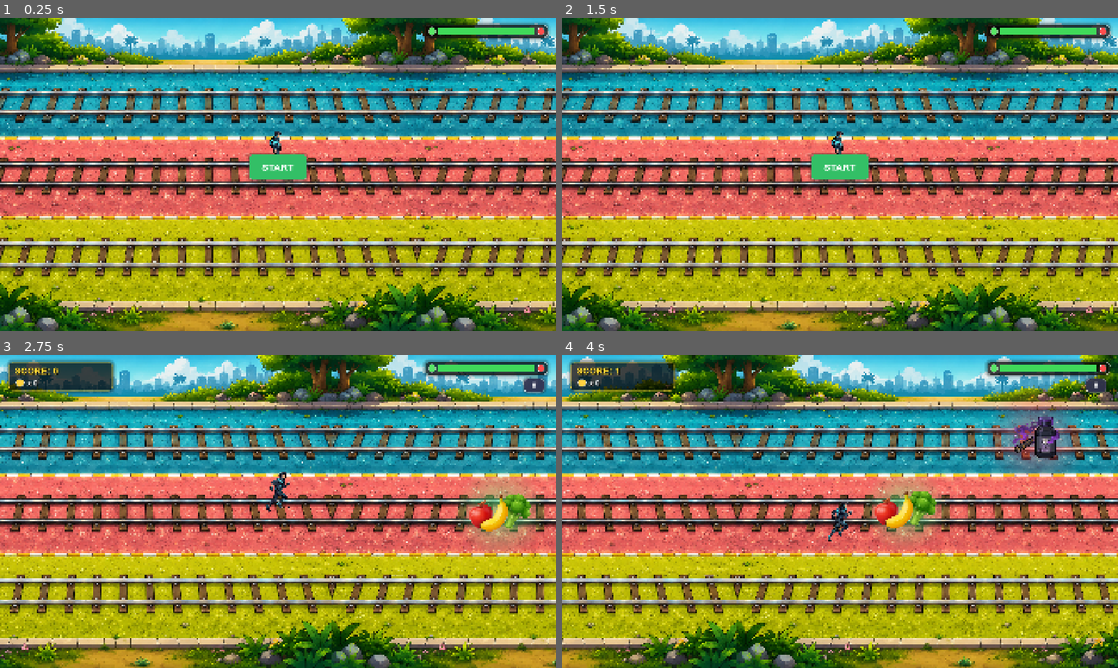
Above: before the commit, frames 1-4 (two rows, left to right).
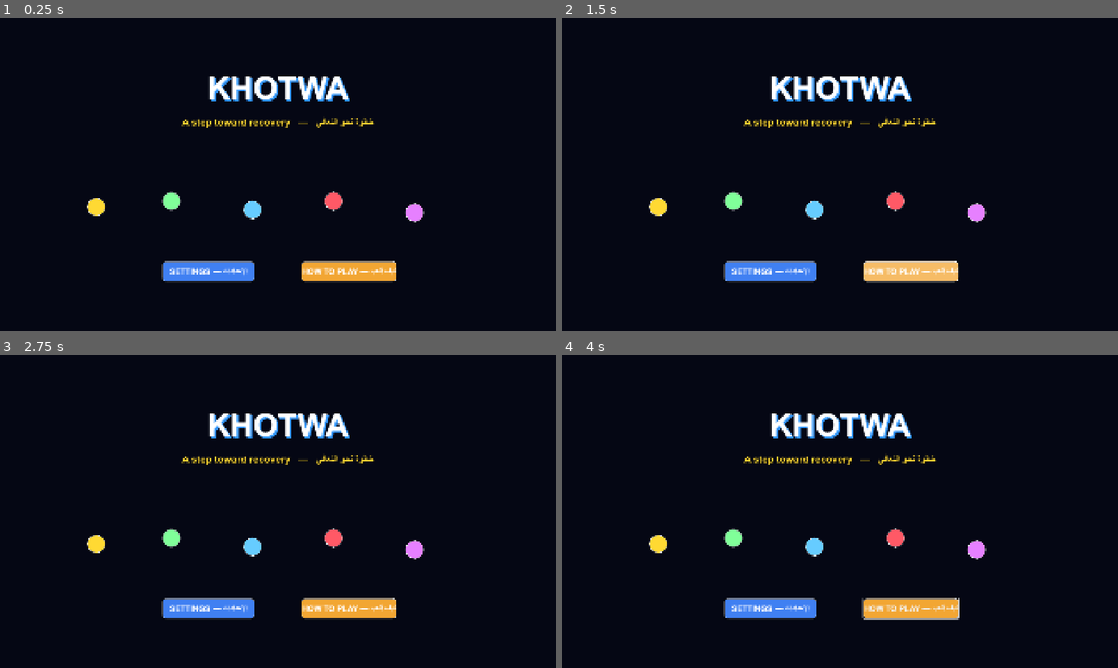
Above: after the commit, the same moments.

Repository: qabellox/Khotwa-Game
Game: Godot game, scene res://main.tscn
The game is run twice, just before and just after one commit, with the same random seed, the same clock (stepped at 60 frames per second) and the same inputs.
Inputs (mouse positions are in pixels of both pictures, inside the frame that each line leads up to):
- Up to frame 1 (0.25 s): no input
- Up to frame 2 (1.5 s): click (773, 271) at 0.5 s, where only the run after the commit has a clickable "الإعدادات — SETTINGS"; click (912, 271) at 1.25 s, where only the run after the commit has a clickable "كيف ألعب — HOW TO PLAY"
- Up to frame 3 (2.75 s): click "START" at 2 s
- Up to frame 4 (4 s): click (873, 570) at 2.75 s, where only the run after the commit has a clickable "START"; move the mouse to (962, 495) at 3.52 s; hold Right (move_right) from 3.53 s (still down); tap Down (duck) at 3.6 s; click (962, 495) at 3.67 s; tap Up (jump) at 3.77 s

The runs differ from the first frame. In frame 1, 98% of the frame differs, in the area x 0-100%, y 0-100%; in frame 2, 98%; in frame 3, 99%; in frame 4, 98%.

Commit message:
Add colorful kid-friendly start screen to Godot UI (brand title, Arabic tagline, decorative icons, big Start button, Settings & How-To panels)
Co-authored-by: arena-agent <297053741+arena-agent@users.noreply.github.com>

Diff:
--- a/khotwa/ui.gd
+++ b/khotwa/ui.gd
@@ -1,5 +1,14 @@
 class_name UI
 extends CanvasLayer
+
+
+
+
+
+
+
+
+
 
 
 
@@ -22,6 +31,7 @@
 var _ui_bold: Font
 var _arabic: Font
 
+# HUD
 var _start_button: Button
 var _score_panel: Panel
 var _score_label: Label
@@ -30,21 +40,44 @@
 var _health_fill_max: = 320.0
 var _pause_button: Button
 
+# Pause overlay
 var _pause_overlay: ColorRect
 var _resume_button: Button
 
+# Game over overlay
 var _game_over_overlay: ColorRect
 var _game_over_title: Label
 var _final_score_label: Label
 var _revive_button: Button
 var _restart_button: Button
 
+# Question overlay
 var _question_overlay: ColorRect
 var _question_title: Label
 var _question_label: Label
 var _timer_label: Label
 var _answer_buttons: Array[Button] = []
 var _flash: ColorRect
+
+# MENU / start screen
+var _menu_bg: ColorRect
+var _menu_title: Label
+var _menu_tagline: Label
+var _menu_settings: Button
+var _menu_howto: Button
+var _menu_icons: Array[Panel] = []
+
+# Settings panel overlay
+var _settings_panel: ColorRect
+var _settings_card: Panel
+var _tog_music: Button
+var _tog_sfx: Button
+var _settings_close: Button
+
+# How-to panel overlay
+var _howto_panel: ColorRect
+var _howto_card: Panel
+var _howto_close: Button
 
 var _question_time_left: = 0.0
 var _flash_tween: Tween
@@ -59,6 +92,9 @@
 	_build_game_over()
 	_build_question_popup()
 	_build_flash()
+	_build_menu_decorations()
+	_build_settings_panel()
+	_build_howto_panel()
 	game_manager.score_changed.connect(_on_score_changed)
 	game_manager.health_changed.connect(_on_health_changed)
 	game_manager.coins_changed.connect(_on_coins_changed)
@@ -87,12 +123,33 @@
 func _refresh() -> void :
 	match game_manager.state:
 		GameManager.GameState.MENU:
+			# show the colorful start screen, hide everything else
+			_menu_bg.visible = true
+			_menu_title.visible = true
+			_menu_tagline.visible = true
+			_menu_settings.visible = true
+			_menu_howto.visible = true
+			for icon in _menu_icons:
+				icon.visible = true
+			# restyle the start button as a big colorful play button
+			_start_button.position = Vector2(860, 700)
+			_start_button.size = Vector2(420, 100)
+			_start_button.add_theme_font_size_override("font_size", 40)
 			_start_button.visible = true
 			_score_panel.visible = false
 			_pause_button.visible = false
 			_pause_overlay.visible = false
 			_game_over_overlay.visible = false
+			_settings_panel.visible = false
+			_howto_panel.visible = false
 		GameManager.GameState.RUNNING:
+			_menu_bg.visible = false
+			_menu_title.visible = false
+			_menu_tagline.visible = false
+			_menu_settings.visible = false
+			_menu_howto.visible = false
+			for icon in _menu_icons:
+				icon.visible = false
 			_start_button.visible = false
 			_score_panel.visible = true
 			_pause_button.visible = true
@@ -100,11 +157,26 @@
 			_game_over_overlay.visible = false
 			_health_fill.color = _health_color()
 		GameManager.GameState.PAUSED:
+			_menu_bg.visible = false
+			_menu_title.visible = false
+			_menu_tagline.visible = false
+			_menu_settings.visible = false
+			_menu_howto.visible = false
+			for icon in _menu_icons:
+				icon.visible = false
+			_start_button.visible = false
 			_score_panel.visible = false
 			_pause_button.visible = false
 			_pause_overlay.visible = true
 			_game_over_overlay.visible = false
 		GameManager.GameState.GAME_OVER:
+			_menu_bg.visible = false
+			_menu_title.visible = false
+			_menu_tagline.visible = false
+			_menu_settings.visible = false
+			_menu_howto.visible = false
+			for icon in _menu_icons:
+				icon.visible = false
 			_start_button.visible = false
 			_score_panel.visible = true
 			_pause_button.visible = false
@@ -116,10 +188,6 @@
 			pass
 
 
-
-
-
-
 func _build_hud() -> void :
 
 	_score_panel = _styled_panel(Rect2(30, 24, 360, 100), Color(0, 0, 0, 0.55), 14, Color(1, 0.85, 0.2, 0.5), 2)
@@ -157,6 +225,124 @@
 	_start_button.pressed.connect(_on_start_pressed)
 	add_child(_start_button)
 	_start_button.visible = false
+
+
+func _build_menu_decorations() -> void :
+	# full-screen menu background (deep dark so colors pop)
+	_menu_bg = ColorRect.new()
+	_menu_bg.color = Color(0.02, 0.03, 0.08, 1.0)
+	_menu_bg.position = Vector2.ZERO
+	_menu_bg.size = Vector2(VIEW_W, VIEW_H)
+	_menu_bg.visible = false
+	add_child(_menu_bg)
+
+	# big brand title
+	_menu_title = _make_label("KHOTWA", Vector2(0, 180), Vector2(VIEW_W, 120), 110, Color(1, 1, 1), _ui_bold, HORIZONTAL_ALIGNMENT_CENTER)
+	_menu_title.add_theme_color_override("font_shadow_color", Color(0.2, 0.6, 1.0, 0.9))
+	_menu_title.add_theme_constant_override("shadow_offset_x", 6)
+	_menu_title.add_theme_constant_override("shadow_offset_y", 6)
+	add_child(_menu_title)
+	_menu_title.visible = false
+
+	# Arabic tagline
+	_menu_tagline = _make_label("خطوة نحو التعافي   —   A step toward recovery", Vector2(0, 330), Vector2(VIEW_W, 60), 34, Color(1, 0.85, 0.2), _ui_bold, HORIZONTAL_ALIGNMENT_CENTER)
+	add_child(_menu_tagline)
+	_menu_tagline.visible = false
+
+	# settings button (menu)
+	_menu_settings = _make_button("الإعدادات — SETTINGS", Vector2(560, 840), Vector2(320, 70), Color(0.25, 0.5, 0.95), 28, _ui_bold)
+	_menu_settings.pressed.connect(_on_menu_settings_pressed)
+	add_child(_menu_settings)
+	_menu_settings.visible = false
+
+	# how-to button (menu)
+	_menu_howto = _make_button("كيف ألعب — HOW TO PLAY", Vector2(1040, 840), Vector2(320, 70), Color(0.95, 0.65, 0.2), 28, _ui_bold)
+	_menu_howto.pressed.connect(_on_menu_howto_pressed)
+	add_child(_menu_howto)
+	_menu_howto.visible = false
+
+	# decorative icon chips (coin, fruit, healthy, hazard) in vibrant colors
+	var chip_data: Array[Dictionary] = [
+		{"color": Color(1, 0.85, 0.2), "pos": Vector2(300, 620)},   # coin - yellow
+		{"color": Color(0.5, 1, 0.6), "pos": Vector2(560, 600)},    # fruit - mint
+		{"color": Color(0.4, 0.8, 1), "pos": Vector2(840, 630)},    # healthy - cyan
+		{"color": Color(1, 0.35, 0.4), "pos": Vector2(1120, 600)},  # hazard - coral
+		{"color": Color(0.9, 0.5, 1), "pos": Vector2(1400, 640)},   # extra - violet
+	]
+	for data in chip_data:
+		var chip: = _circle_icon(data.pos, 64, data.color)
+		chip.visible = false
+		add_child(chip)
+		_menu_icons.append(chip)
+
+
+func _build_settings_panel() -> void :
+	_settings_panel = ColorRect.new()
+	_settings_panel.color = Color(0, 0, 0, 0.7)
+	_settings_panel.position = Vector2.ZERO
+	_settings_panel.size = Vector2(VIEW_W, VIEW_H)
+	_settings_panel.visible = false
+	add_child(_settings_panel)
+
+	_settings_card = _styled_panel(Rect2(460, 220, 1000, 640), Color(0.06, 0.08, 0.16, 0.95), 30, Color(0.3, 0.85, 1.0, 0.8), 3)
+	_settings_panel.add_child(_settings_card)
+
+	var title: = _make_label("الإعدادات", Vector2(0, 60), Vector2(1000, 70), 60, Color(0.35, 0.92, 1.0), _ui_bold, HORIZONTAL_ALIGNMENT_CENTER)
+	_settings_card.add_child(title)
+
+	var subtitle: = _make_label("ضبط تفضيلات اللعبة", Vector2(0, 150), Vector2(1000, 40), 26, Color(1, 0.85, 0.2), _ui_bold, HORIZONTAL_ALIGNMENT_CENTER)
+	_settings_card.add_child(subtitle)
+
+	# music toggle
+	_tog_music = _make_button("موسيقى: تشغيل", Vector2(150, 260), Vector2(700, 70), Color(0.2, 0.6, 1, 0.9), 30, _ui_bold)
+	_tog_music.pressed.connect(_on_toggle_music)
+	_settings_card.add_child(_tog_music)
+
+	# sfx toggle
+	_tog_sfx = _make_button("التأثيرات الصوتية: تشغيل", Vector2(150, 360), Vector2(700, 70), Color(0.2, 0.6, 1, 0.9), 30, _ui_bold)
+	_tog_sfx.pressed.connect(_on_toggle_sfx)
+	_settings_card.add_child(_tog_sfx)
+
+	var note: = _make_label("النصيحة الصحية: اسأل شخصًا موثوقًا إذا شعرت بحاجة للمساعدة", Vector2(0, 500), Vector2(1000, 60), 24, Color(0.8, 0.85, 1), _arabic, HORIZONTAL_ALIGNMENT_CENTER)
+	note.autowrap_mode = TextServer.AUTOWRAP_WORD_SMART
+	_settings_card.add_child(note)
+
+	_settings_close = _make_button("رجوع — BACK", Vector2(350, 600), Vector2(300, 70), Color(0.2, 0.85, 0.45), 30, _ui_bold)
+	_settings_close.pressed.connect(_on_settings_close)
+	_settings_card.add_child(_settings_close)
+
+
+func _build_howto_panel() -> void :
+	_howto_panel = ColorRect.new()
+	_howto_panel.color = Color(0, 0, 0, 0.7)
+	_howto_panel.position = Vector2.ZERO
+	_howto_panel.size = Vector2(VIEW_W, VIEW_H)
+	_howto_panel.visible = false
+	add_child(_howto_panel)
+
+	_howto_card = _styled_panel(Rect2(460, 220, 1000, 640), Color(0.06, 0.08, 0.16, 0.95), 30, Color(0.95, 0.65, 0.2, 0.8), 3)
+	_howto_panel.add_child(_howto_card)
+
+	var title: = _make_label("كيف تلعب", Vector2(0, 60), Vector2(1000, 70), 60, Color(1, 0.9, 0.4), _ui_bold, HORIZONTAL_ALIGNMENT_CENTER)
+	_howto_card.add_child(title)
+
+	var steps: Array[String] = [
+		"1)حرك بين المسارات الثلاثة باللمس أو الأسهم",
+		"2)اجمع العملات والفواكه والأطعمة الصحية لزيادة النقاط والصحة",
+		"3)تجنب المخدرات والأطعمة غير الصحية — كل لمسة تفقدك 25 نقطة صحة",
+		"4)عند انتهاء الصحة، أجب على سؤال صحي للعودة إلى اللعب",
+		"5)السرعة تزداد مع مرور الوقت — كن يقظاً وسريع البديهة",
+	]
+	var y: float = 170
+	for step in steps:
+		var s: = _make_label(step, Vector2(100, y), Vector2(800, 52), 28, Color(1, 1, 1), _arabic)
+		s.autowrap_mode = TextServer.AUTOWRAP_WORD_SMART
+		_howto_card.add_child(s)
+		y += 78
+
+	_howto_close = _make_button("رجوع — BACK", Vector2(350, 560), Vector2(300, 70), Color(0.2, 0.85, 0.45), 30, _ui_bold)
+	_howto_close.pressed.connect(_on_howto_close)
+	_howto_card.add_child(_howto_close)
 
 
 func _build_pause_overlay() -> void :
@@ -235,10 +421,6 @@
 	_flash.size = Vector2(VIEW_W, VIEW_H)
 	_flash.mouse_filter = Control.MOUSE_FILTER_IGNORE
 	add_child(_flash)
-
-
-
-
 
 
 func _styled_panel(rect: Rect2, bg: Color, radius: float, border: Color, border_w: float) -> Panel:
@@ -317,16 +499,38 @@
 	pressed.set_corner_radius_all(12)
 	pressed.border_color = Color(1, 1, 1, 0.4)
 	pressed.set_border_width_all(2)
+	pressed.shadow_color = Color(0, 0, 0, 0.35)
+	pressed.shadow_size = 8
 	b.add_theme_stylebox_override("pressed", pressed)
 	return b
 
 
-
-
-
-
 func _on_start_pressed() -> void :
 	game_manager.start_game()
+
+
+func _on_menu_settings_pressed() -> void :
+	_settings_panel.visible = true
+
+
+func _on_menu_howto_pressed() -> void :
+	_howto_panel.visible = true
+
+
+func _on_toggle_music() -> void :
+	_tog_music.text = "موسيقى: إيقاف" if _tog_music.text == "موسيقى: تشغيل" else "موسيقى: تشغيل"
+
+
+func _on_toggle_sfx() -> void :
+	_tog_sfx.text = "التأثيرات الصوتية: إيقاف" if _tog_sfx.text == "التأثيرات الصوتية: تشغيل" else "التأثيرات الصوتية: تشغيل"
+
+
+func _on_settings_close() -> void :
+	_settings_panel.visible = false
+
+
+func _on_howto_close() -> void :
+	_howto_panel.visible = false
 
 
 func _on_pause_pressed() -> void :
